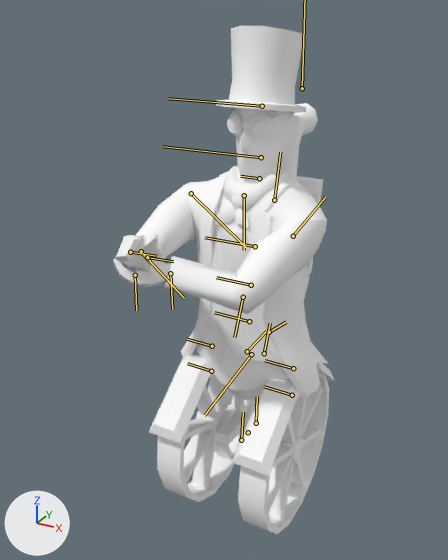
The FBX model Steampunk Soldat/Assets/Models/character/character.FBX: old version first, new version second.
Camera for both pictures: a camera (50 mm lens) standing at (4.51, -8.3, 9.44) and looking at (-0.39, 0.62, 4.98). The lights are fixed; the arrows at lower left show +X, +Y and +Z. Both versions are drawn at frame 105 of the action 'Take 001'; the numbers are the values there. The bones that bend it are drawn over the model as lines.

The first picture shows 'Box004', 'Box005', 'body', 'engine', 'hat', 'wheels'.
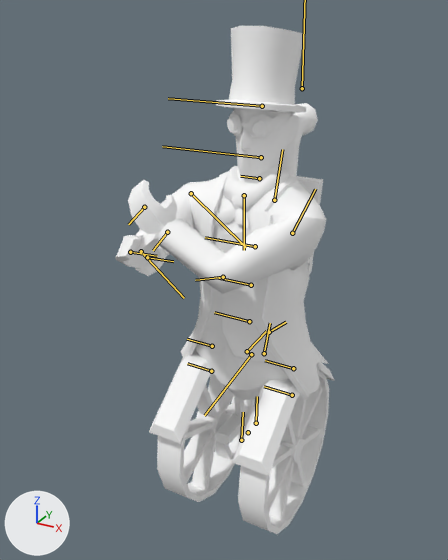
Changed parts and their boxes [x1, y1, x2, y2] in the pictures (448 x 560 px):
```json
{"object": "body", "change": "posed", "before": [135, 108, 328, 399], "after": [135, 108, 328, 399]}
{"object": "Box005", "change": "posed", "before": [113, 253, 171, 287], "after": [128, 180, 178, 234]}
{"bone": "lcollarbone", "before": "(274, 200) to (280, 152)", "after": "(274, 200) to (282, 149)"}
{"bone": "larmbone01", "before": "(293, 236) to (325, 197)", "after": "(292, 233) to (315, 189)"}
{"bone": "larmbone02", "before": "(243, 297) to (234, 337)", "after": "(223, 277) to (195, 280)"}
{"bone": "lhandbone01", "before": "(170, 273) to (172, 309)", "after": "(167, 232) to (153, 250)"}
```

The change, as JSON lines over the scene's bpy script:
```json
{"block": "bone_lcollarbone", "where": "bone_lcollarbone = bpy.data.objects['Armature'].pose.bones['lcollarbone']  # child of 'spinebone03'"}
{"op": "set", "path": "bone_lcollarbone.rotation_quaternion", "old": "(0.913, 0.156, -0.368, 0.086)", "new": "(0.91, 0.119, -0.383, 0.103)", "note": "degrees (18, -44, 3) -> degrees (11, -46, 8)"}
{"block": "bone_larmbone01", "where": "bone_larmbone01 = bpy.data.objects['Armature'].pose.bones['larmbone01']  # child of 'lcollarbone'"}
{"op": "set", "path": "bone_larmbone01.rotation_quaternion", "old": "(0.932, 0.013, -0.36, 0.031)", "new": "(0.88, 0.069, -0.47, -0.01)", "note": "degrees (0, -42, 4) -> degrees (13, -56, -8)"}
{"block": "bone_larmbone02", "where": "bone_larmbone02 = bpy.data.objects['Armature'].pose.bones['larmbone02']  # child of 'larmbone01'"}
{"op": "set", "path": "bone_larmbone02.rotation_quaternion", "old": "(0.751, -0.351, -0.456, -0.322)", "new": "(0.75, -0.245, -0.552, -0.271)", "note": "degrees (-35, -66, -23) -> degrees (-14, -74, -29)"}
{"block": "bone_lhandbone01", "where": "bone_lhandbone01 = bpy.data.objects['Armature'].pose.bones['lhandbone01']  # child of 'larmbone02'"}
{"op": "set", "path": "bone_lhandbone01.rotation_quaternion", "old": "(0.834, -0.485, 0.003, 0.262)", "new": "(0.919, -0.208, -0.195, 0.272)", "note": "degrees (-57, 15, 27) -> degrees (-30, -14, 37)"}
```
